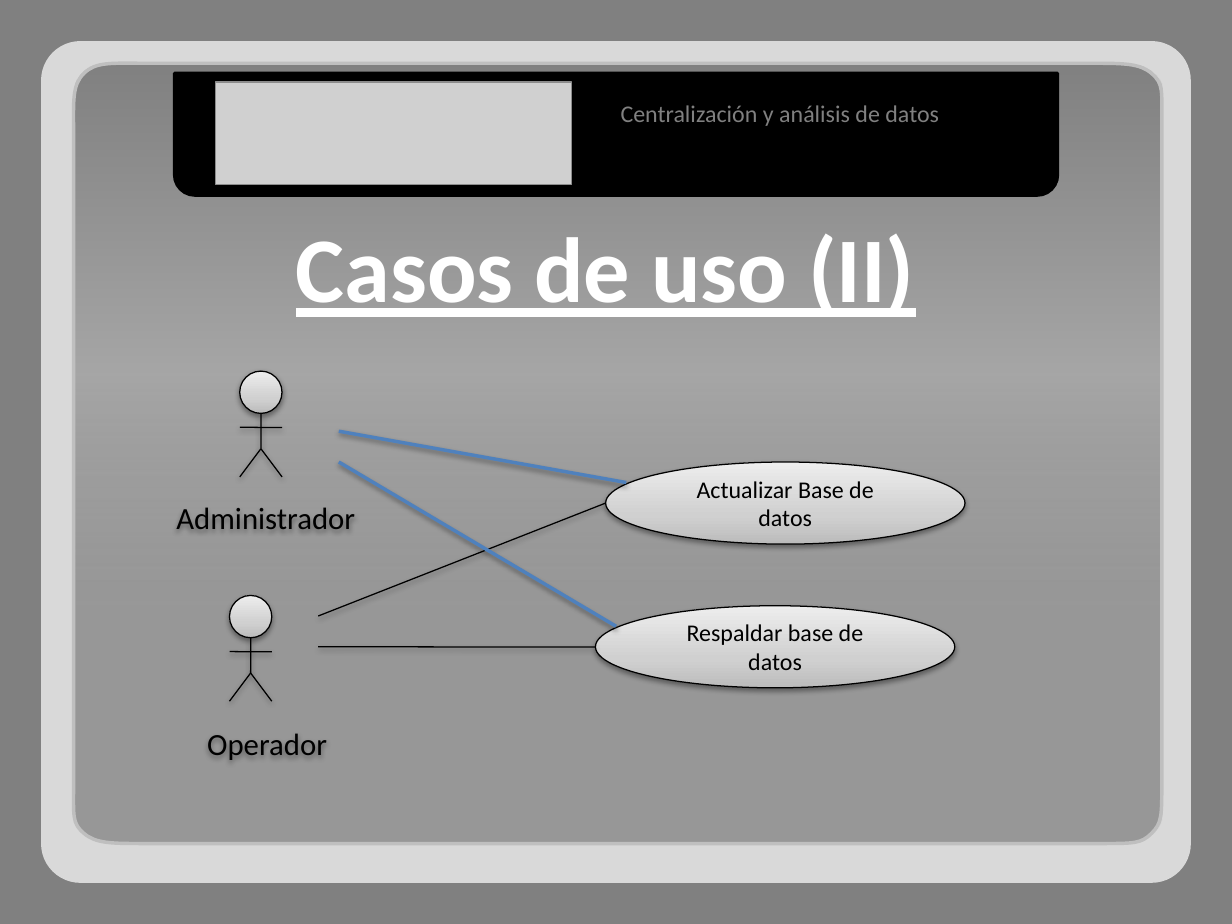
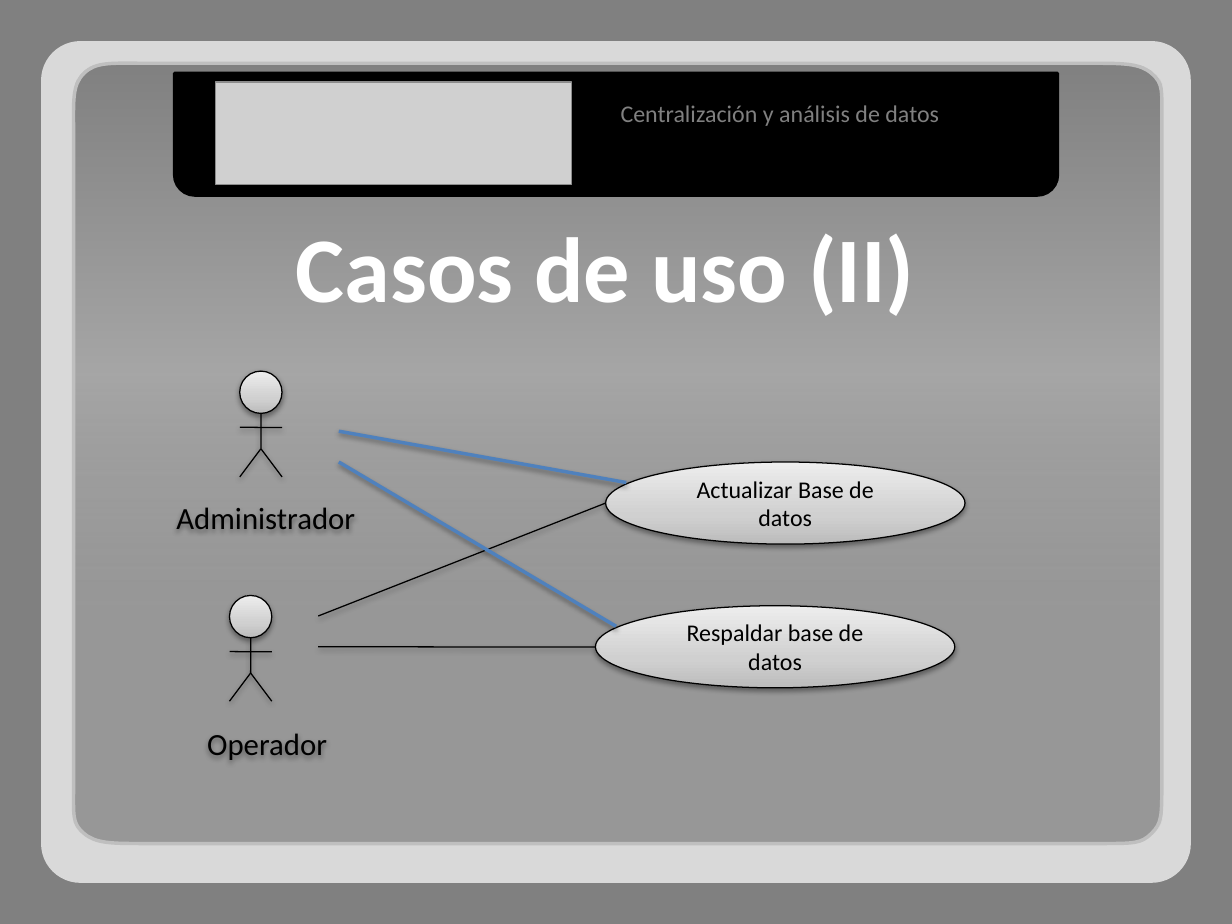
Before and after one commit to adrianachelotti/tallerdesarrollo1ero2011, a slide deck: slide 3 of Presentacion/Tecnica/Presentacion Tecnica.pptx. Drawn at 1232x924 pixels with LibreOffice and Linux fonts; fonts in the diff are those of the drawing; grey boxes stand for pictures. Boxes give left, top, right and bottom in pixels: in the first picture for what was removed or moved away, otherwise in the second. Text is boxed around its words. In the diff, an @@ line names an element or a change of style, - is before the commit and + after.

```diff
--- a/Presentacion/Tecnica/Presentacion Tecnica.pptx
+++ b/Presentacion/Tecnica/Presentacion Tecnica.pptx
@@ text "Casos de uso (II)" at bbox=[296, 234, 915, 316]: underline off @@
```
Also in this commit, not shown: 6 other slides changed.
